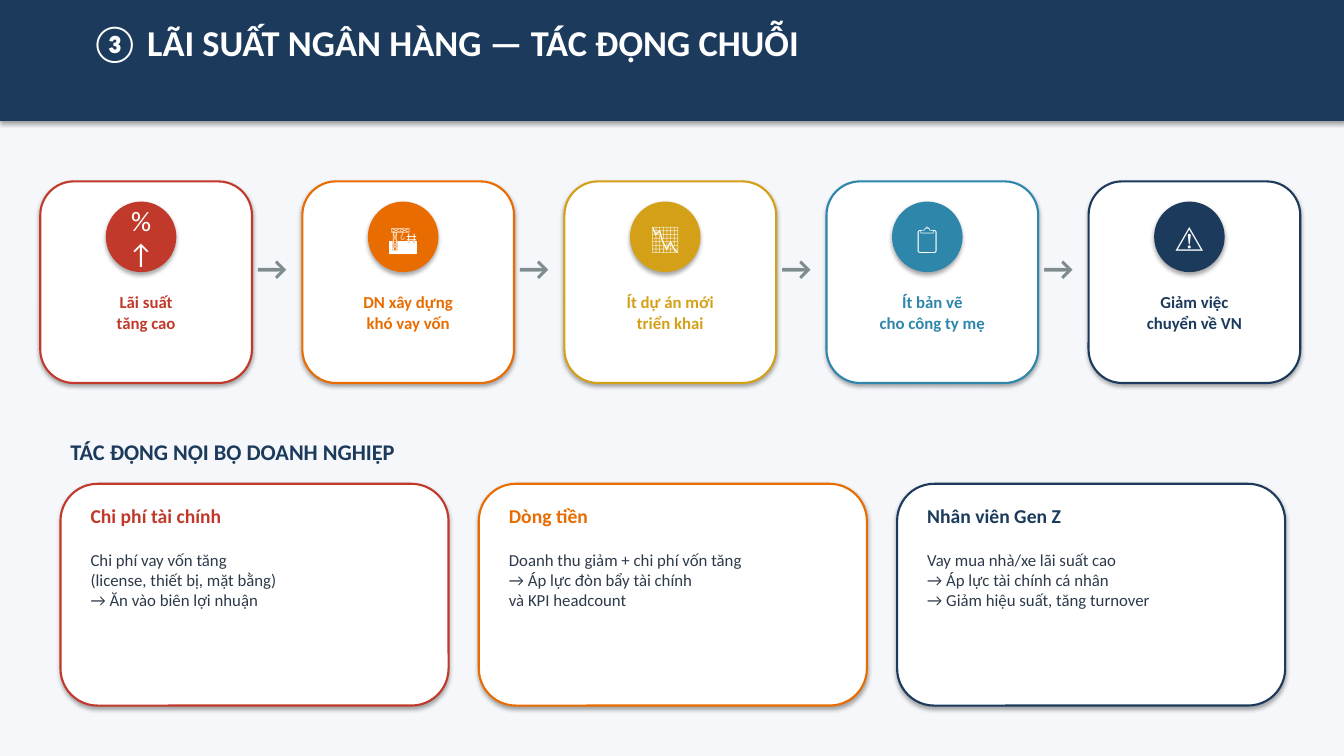
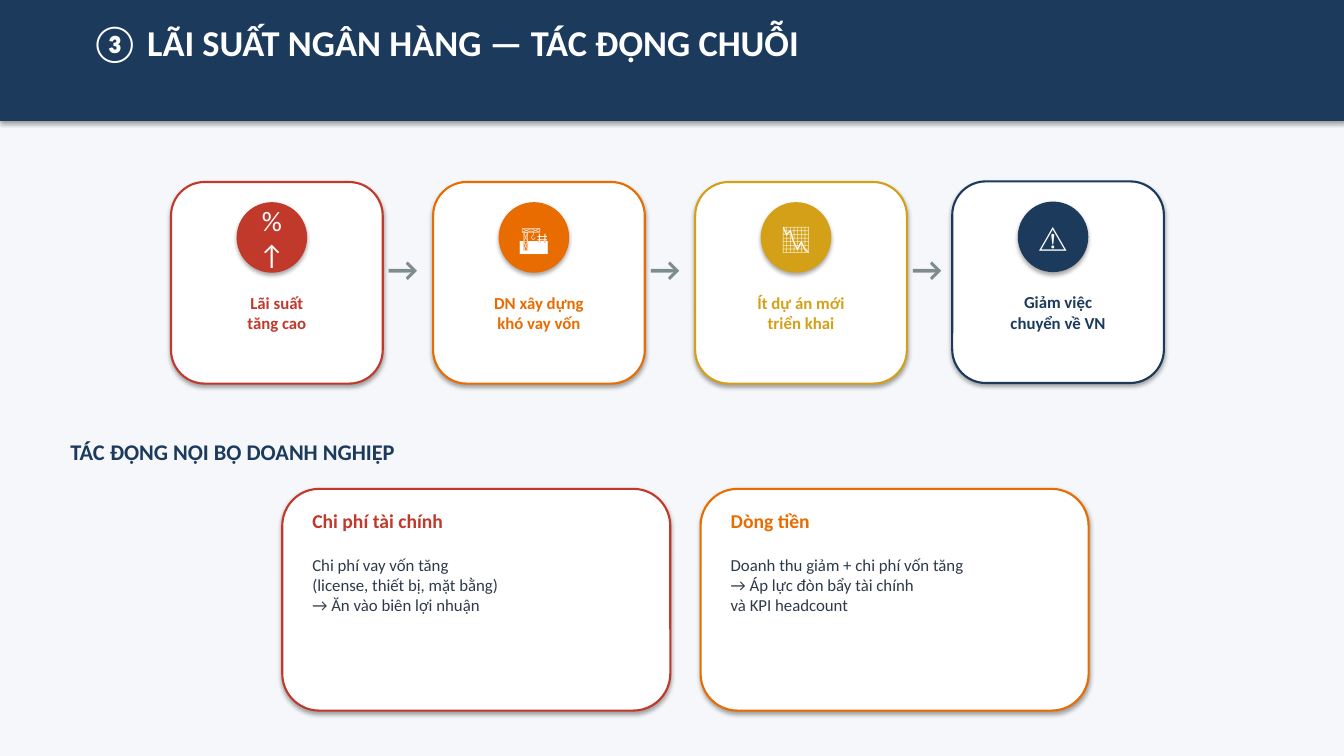
Before and after one commit to nhandanhhuynh/MBA-Knowledge-Vault, a slide deck: slide 6 of 01_Courses/01_Active/00_BSKT/01_Quan Tri Hoc/07_AI-Workspace/Outputs/thuyet-trinh-bien-dong-gia.pptx. Drawn at 1344x756 pixels with LibreOffice and Linux fonts; fonts in the diff are those of the drawing. Boxes give left, top, right and bottom in pixels: in the first picture for what was removed or moved away, otherwise in the second. Text is boxed around its words. In the diff, an @@ line names an element or a change of style, - is before the commit and + after.

```diff
--- a/01_Courses/01_Active/00_BSKT/01_Quan Tri Hoc/07_AI-Workspace/Outputs/thuyet-trinh-bien-dong-gia.pptx
+++ b/01_Courses/01_Active/00_BSKT/01_Quan Tri Hoc/07_AI-Workspace/Outputs/thuyet-trinh-bien-dong-gia.pptx
@@ 6 texts, 3 rounded rectangles, 3 ellipses: place and size @@
-6 texts, 3 rounded rectangles, 3 ellipses at [40, 181, 822, 383]
+6 texts, 3 rounded rectangles, 3 ellipses at [171, 182, 953, 384]
@@ rounded rectangle removed at [827, 181, 1038, 383] @@
@@ ellipse removed at [892, 202, 963, 272] @@
-📋
@@ 1 text, 1 ellipse, 1 rounded rectangle: place and size @@
-1 text, 1 ellipse, 1 rounded rectangle at [1089, 181, 1301, 383]
+1 text, 1 ellipse, 1 rounded rectangle at [953, 181, 1165, 383]
@@ text removed at [1033, 242, 1084, 292] @@
-→
@@ text removed at [880, 295, 985, 332] @@
-Ít bản vẽ
-cho công ty mẹ
@@ 4 texts, 2 rounded rectangles: place and size @@
-4 texts, 2 rounded rectangles at [60, 484, 867, 706]
+4 texts, 2 rounded rectangles at [282, 489, 1089, 711]
@@ rounded rectangle removed at [897, 484, 1286, 706] @@
@@ text removed at [927, 509, 1061, 523] @@
-Nhân viên Gen Z
@@ text removed at [927, 553, 1149, 609] @@
-Vay mua nhà/xe lãi suất cao
-→ Áp lực tài chính cá nhân
-→ Giảm hiệu suất, tăng turnover
```
Also in this commit, not shown: 8 other slides changed, 1 other file.
